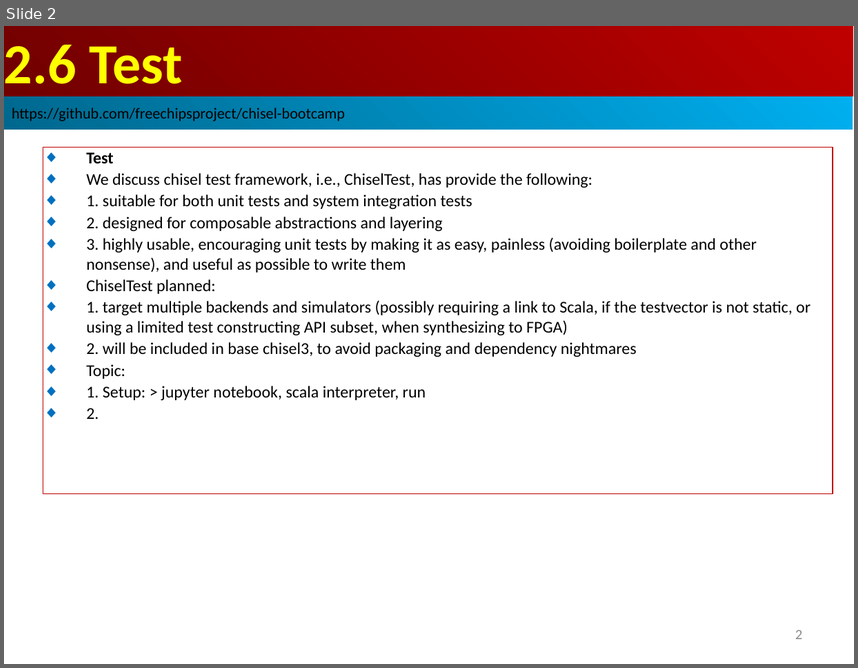
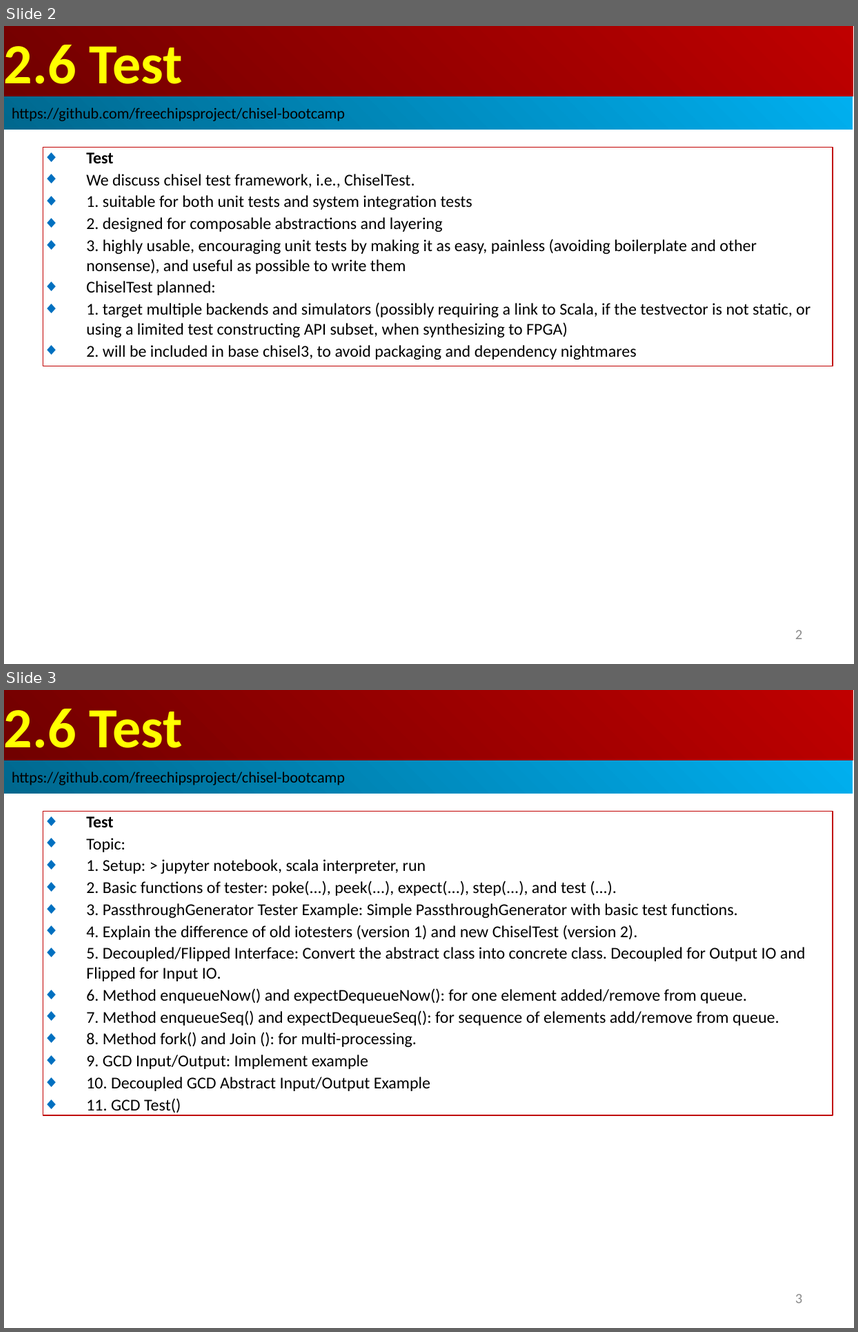
Before and after one commit to peterhchen/AIU_CS800_Chisel, a slide deck: 300_UCB_BC/002.6_Test/000_Video/002.6_Test.ppt. Shown one above the other, each under a label of ours: slide 2 before the commit, slides 2 and 3 after it. The pictures are 858x668 and 858x1332 pixels, drawn with LibreOffice and Linux fonts; fonts in the diff are those of the drawing. Boxes give left, top, right and bottom in pixels: in the first picture for what was removed or moved away, otherwise in the second. Text is boxed around its words. In the diff, an @@ line names an element or a change of style, - is before the commit and + after.

```diff
--- a/300_UCB_BC/002.6_Test/000_Video/002.6_Test.ppt
+++ b/300_UCB_BC/002.6_Test/000_Video/002.6_Test.ppt
@@ slide 3 added at <box>4,690,854,1328</box>, background #FFFFFF @@
@@ rectangle added at <box>4,690,853,760</box>, fill gradient #BF0000 to #710000, 48 pt, text #FFFF00, bold @@
+2.6 Test
@@ rectangle added at <box>4,760,853,793</box>, fill gradient #00AFEF to #00688E, 13 pt, text #000000 @@
+https://github.com/freechipsproject/chisel-bootcamp
@@ rectangle added at <box>43,811,833,1115</box>, outline #C00000 0.74 pt, 14 pt, text #000000 @@
+◆ Test
+◆ Topic:
+◆ 1. Setup: > jupyter notebook, scala interpreter, run
+◆ 2. Basic functions of tester: poke(...), peek(...), expect(...), step(...), and test (...).
+◆ 3. PassthroughGenerator Tester Example: Simple PassthroughGenerator with basic test functions.
+◆ 4. Explain the difference of old iotesters (version 1) and new ChiselTest (version 2).
+◆ 5. Decoupled/Flipped Interface: Convert the abstract class into concrete class. Decoupled for Output IO and Flipped for Input IO.
+◆ 6. Method enqueueNow() and expectDequeueNow(): for one element added/remove from queue.
+◆ 7. Method enqueueSeq() and expectDequeueSeq(): for sequence of elements add/remove from queue.
+◆ 8. Method fork() and Join (): for multi-processing.
+◆ 9. GCD Input/Output: Implement example
+◆ 10. Decoupled GCD Abstract Input/Output Example
+◆ 11. GCD Test()
@@ page number added at <box>795,1294,802,1303</box>, 12 pt, text #8B8B8B @@
+3
@@ slide 2 changed as well @@
@@ rectangle "Test": place and size @@
-rectangle "Test" at <box>43,147,833,494</box>
+rectangle "Test" at <box>43,147,833,366</box>
@@ text in rectangle at <box>86,174,415,187</box>: text changed @@
-◆ We discuss chisel test framework, i.e., ChiselTest, has provide the following:
+◆ We discuss chisel test framework, i.e., ChiselTest.
@@ text in rectangle at <box>86,364,426,419</box>: paragraphs removed @@
-◆ Topic:
-◆ 1. Setup: > jupyter notebook, scala interpreter, run
-◆ 2.
```
Also in this commit, not shown: 9 other slides changed, 8 other slides added.
